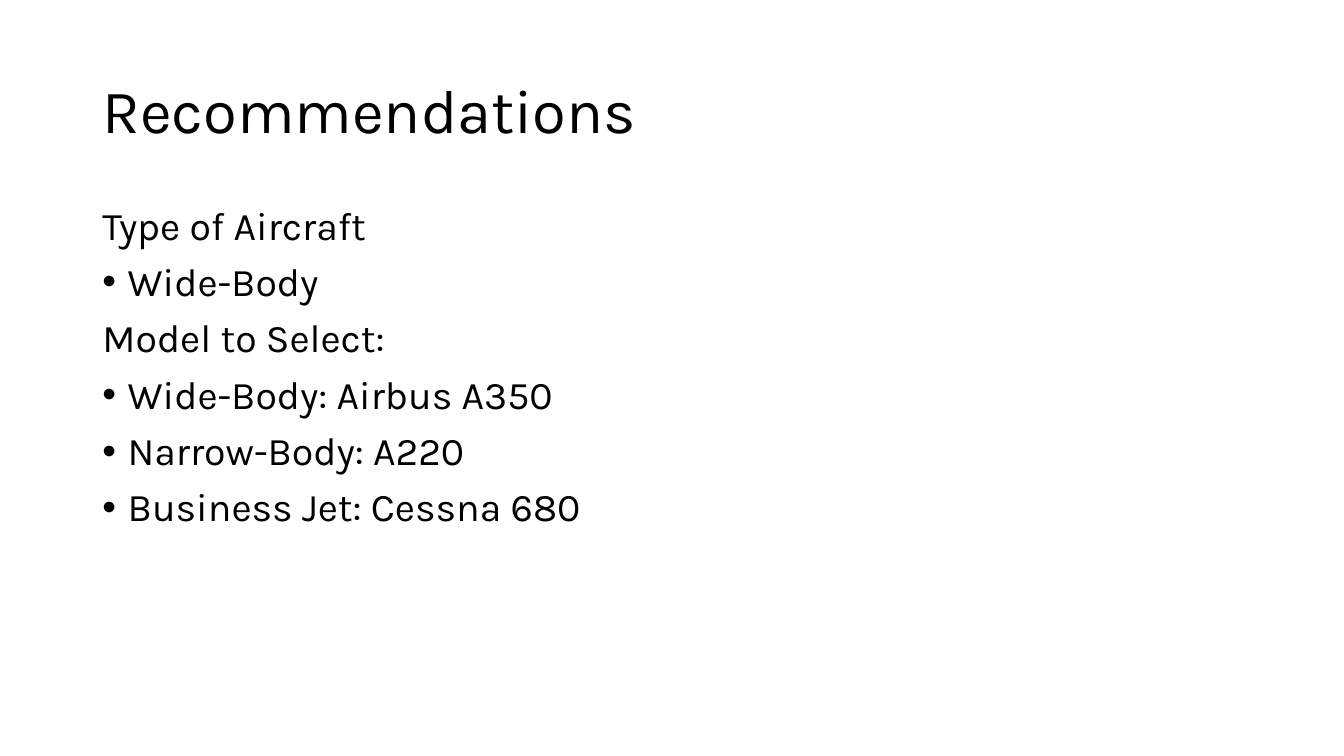
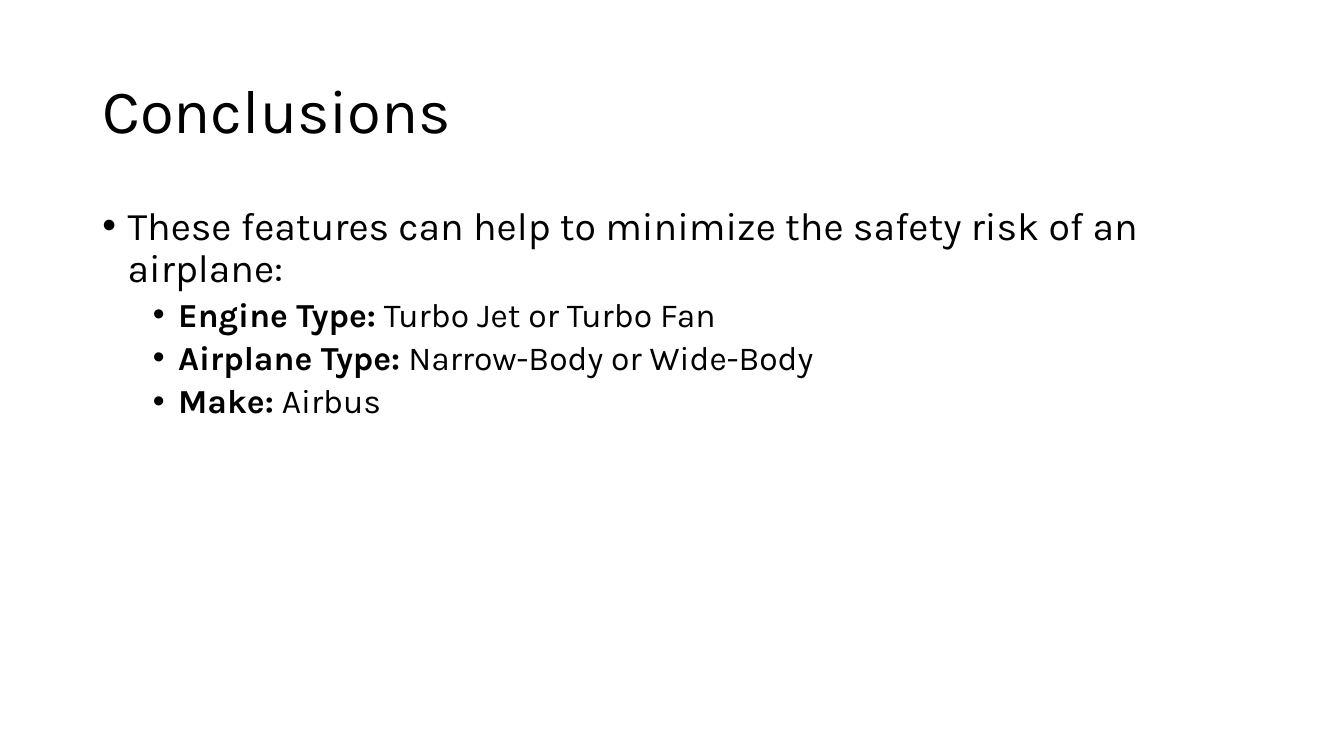
Before and after one commit to jgoett2/AirplaneRecommendations, a slide deck: slide 7 of Presentation.pptx. Drawn at 1344x756 pixels with LibreOffice and Linux fonts; fonts in the diff are those of the drawing. Boxes give left, top, right and bottom in pixels: in the first picture for what was removed or moved away, otherwise in the second. Text is boxed around its words. In the diff, an @@ line names an element or a change of style, - is before the commit and + after.

Commit message:
Updated Presentation

```diff
--- a/Presentation.pptx
+++ b/Presentation.pptx
@@ title at (x1=102, y1=90, x2=451, y2=134): text changed @@
-Recommendations
+Conclusions
@@ text at (x1=128, y1=213, x2=1138, y2=414): text changed; size 28 to 24 pt @@
-Type of Aircraft
-• Wide-Body
-Model to Select:
-• Wide-Body: Airbus A350
-• Narrow-Body: A220
-• Business Jet: Cessna 680
+• These features can help to minimize the safety risk of an airplane:
+  • Engine Type: Turbo Jet or Turbo Fan
+  • Airplane Type: Narrow-Body or Wide-Body
+  • Make: Airbus
```
Also in this commit, not shown: 1 other slide changed, 4 slides added, 4 slides removed, 1 other file.
